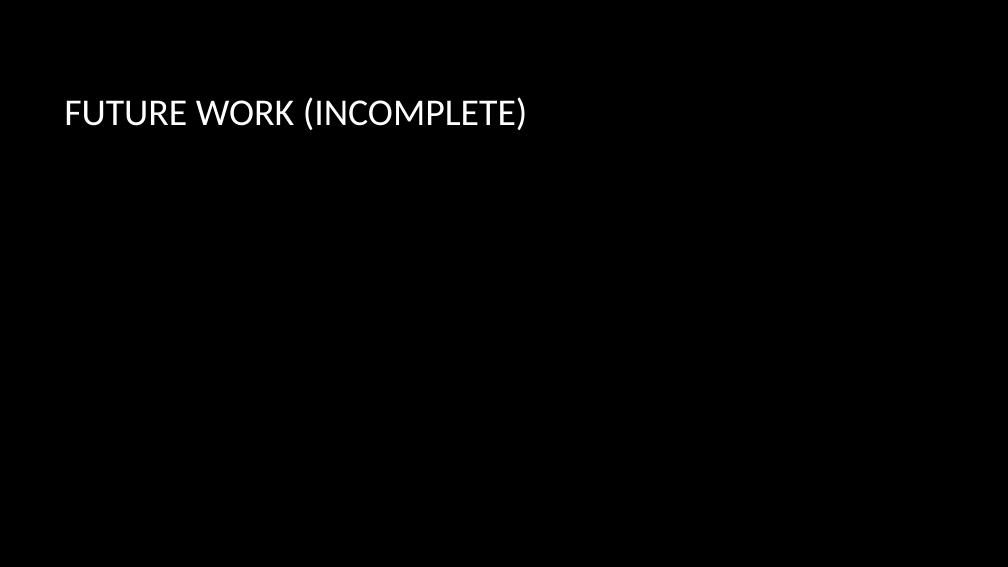
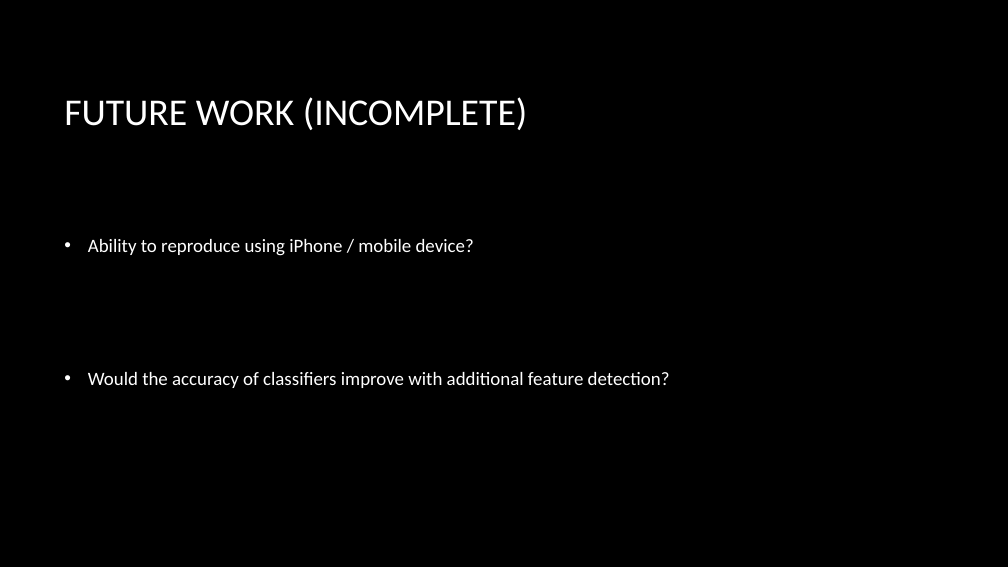
Before and after one commit to ychennay/CIS-700-Banknote-Authentication, a slide deck: slide 10 of CIS-700.pptx (slide 8 before the commit). Drawn at 1008x567 pixels with LibreOffice and Linux fonts; fonts in the diff are those of the drawing; background and template pictures are left out. Boxes give left, top, right and bottom in pixels: in the first picture for what was removed or moved away, otherwise in the second. Text is boxed around its words. In the diff, an @@ line names an element or a change of style, - is before the commit and + after.

```diff
--- a/CIS-700.pptx
+++ b/CIS-700.pptx
@@ text added at bbox=[88, 239, 670, 388], 18 pt, text #FFFFFF @@
+• Ability to reproduce using iPhone / mobile device?
+• Would the accuracy of classifiers improve with additional feature detection?
```
Also in this commit, not shown: 2 other slides changed, 3 slides added.
